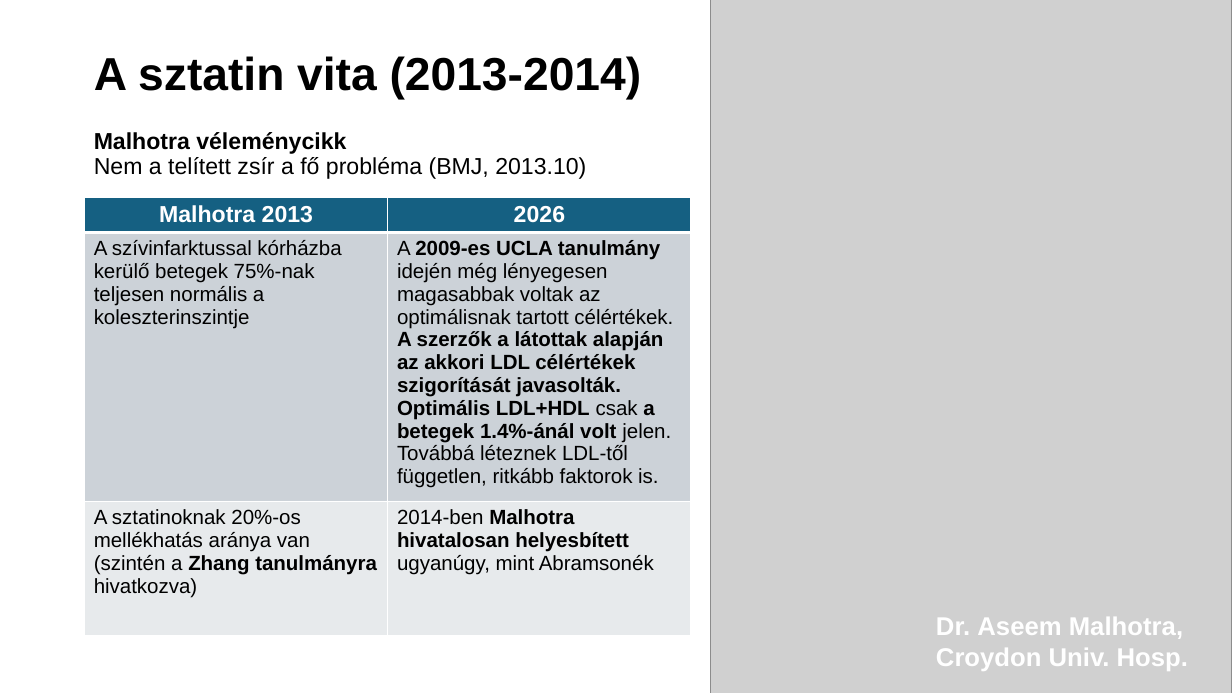
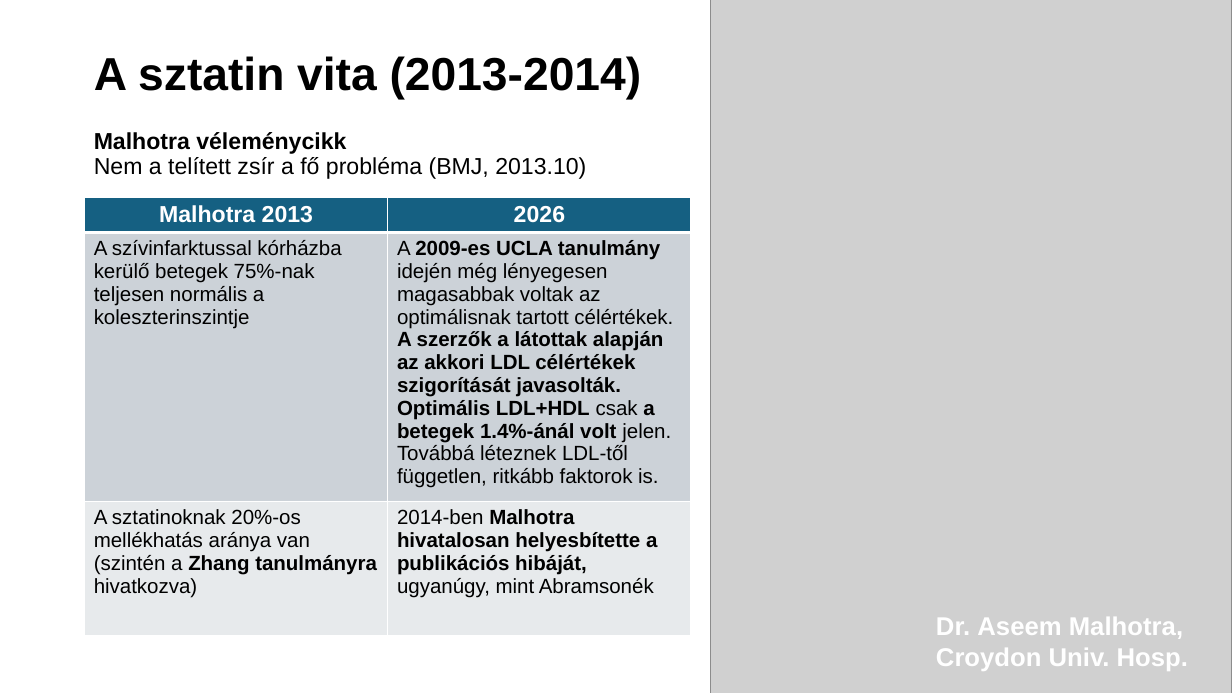
Before and after one commit to sasaleese/common, a slide deck: slide 25 of Sztatinok helye a megelőzésben.pptx. Drawn at 1232x693 pixels with LibreOffice and Linux fonts; fonts in the diff are those of the drawing; grey boxes stand for pictures. Boxes give left, top, right and bottom in pixels: in the first picture for what was removed or moved away, otherwise in the second. Text is boxed around its words. In the diff, an @@ line names an element or a change of style, - is before the commit and + after.

```diff
--- a/Sztatinok helye a megelőzésben.pptx
+++ b/Sztatinok helye a megelőzésben.pptx
@@ table at (85,198,691,649) @@
-row 3, column 2: 2014-ben Malhotra hivatalosan helyesbített ugyanúgy, mint Abramsonék
+row 3, column 2: 2014-ben Malhotra hivatalosan helyesbítette a publikációs hibáját, ugyanúgy, mint Abramsonék
```
Also in this commit, not shown: 2 other slides changed.
